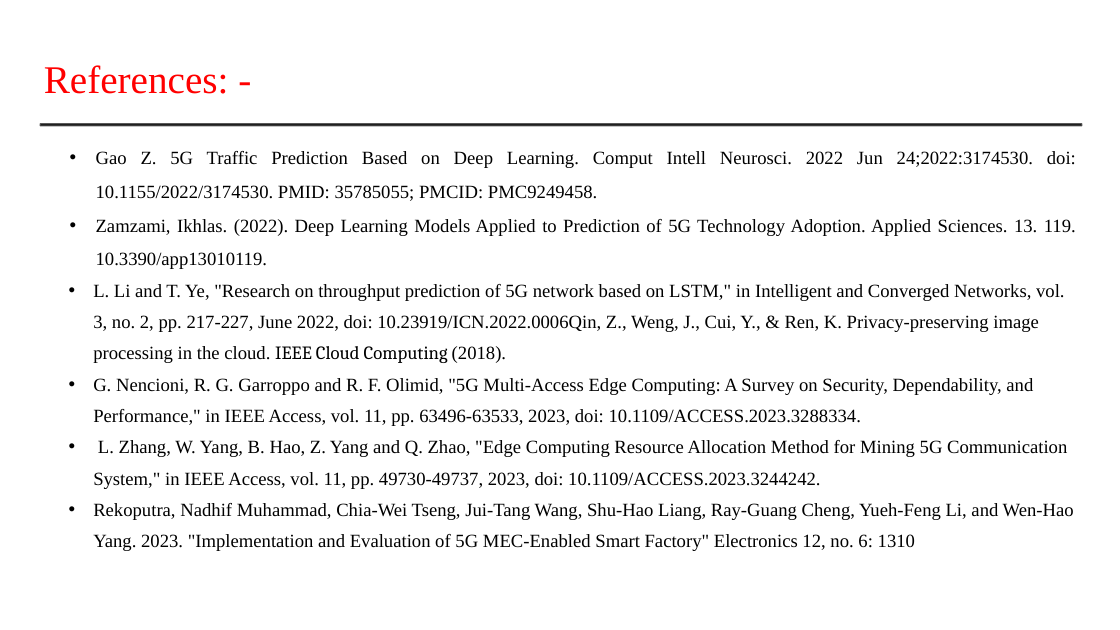
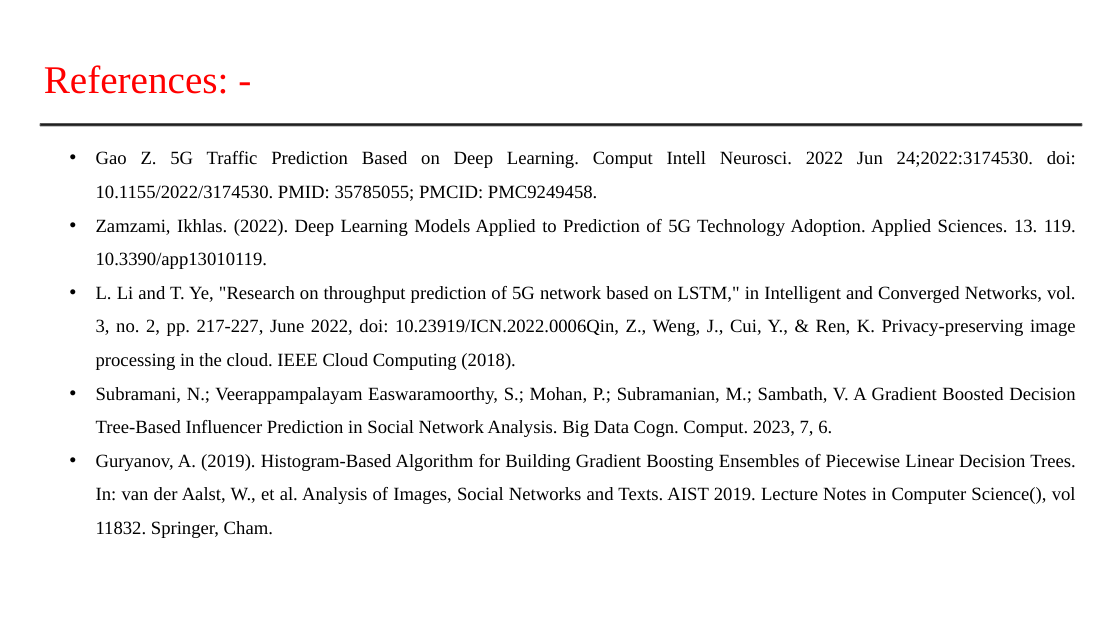
Before and after one commit to Prithiv-vijai/5g_MEC, a slide deck: slide 43 of Batch_4 IT-G2 review 1.pptx (slide 37 before the commit). Drawn at 1120x630 pixels with LibreOffice and Linux fonts; fonts in the diff are those of the drawing. Boxes give left, top, right and bottom in pixels: in the first picture for what was removed or moved away, otherwise in the second. Text is boxed around its words. In the diff, an @@ line names an element or a change of style, - is before the commit and + after.

```diff
--- a/Batch_4 IT-G2 review 1.pptx
+++ b/Batch_4 IT-G2 review 1.pptx
@@ text at (x1=96, y1=286, x2=1076, y2=370): font Cambria to Times New Roman in "IEEE Cloud Computing"; alignment left to justified; indent changed; line spacing 40.3pt to 43.2pt @@
@@ text at (x1=96, y1=387, x2=1076, y2=538): text changed @@
-  • G. Nencioni, R. G. Garroppo and R. F. Olimid, "5G Multi-Access Edge Computing: A Survey on Security, Dependability, and Performance," in IEEE Access, vol. 11, pp. 63496-63533, 2023, doi: 10.1109/ACCESS.2023.3288334.
-  • L. Zhang, W. Yang, B. Hao, Z. Yang and Q. Zhao, "Edge Computing Resource Allocation Method for Mining 5G Communication System," in IEEE Access, vol. 11, pp. 49730-49737, 2023, doi: 10.1109/ACCESS.2023.3244242.
-  • Rekoputra, Nadhif Muhammad, Chia-Wei Tseng, Jui-Tang Wang, Shu-Hao Liang, Ray-Guang Cheng, Yueh-Feng Li, and Wen-Hao Yang. 2023. "Implementation and Evaluation of 5G MEC-Enabled Smart Factory" Electronics 12, no. 6: 1310
+  • Subramani, N.; Veerappampalayam Easwaramoorthy, S.; Mohan, P.; Subramanian, M.; Sambath, V. A Gradient Boosted Decision Tree-Based Influencer Prediction in Social Network Analysis. Big Data Cogn. Comput. 2023, 7, 6.
+  • Guryanov, A. (2019). Histogram-Based Algorithm for Building Gradient Boosting Ensembles of Piecewise Linear Decision Trees. In: van der Aalst, W., et al. Analysis of Images, Social Networks and Texts. AIST 2019. Lecture Notes in Computer Science(), vol 11832. Springer, Cham.
```
Also in this commit, not shown: 23 other slides changed, 9 slides added, 3 slides removed, 1 other file.
